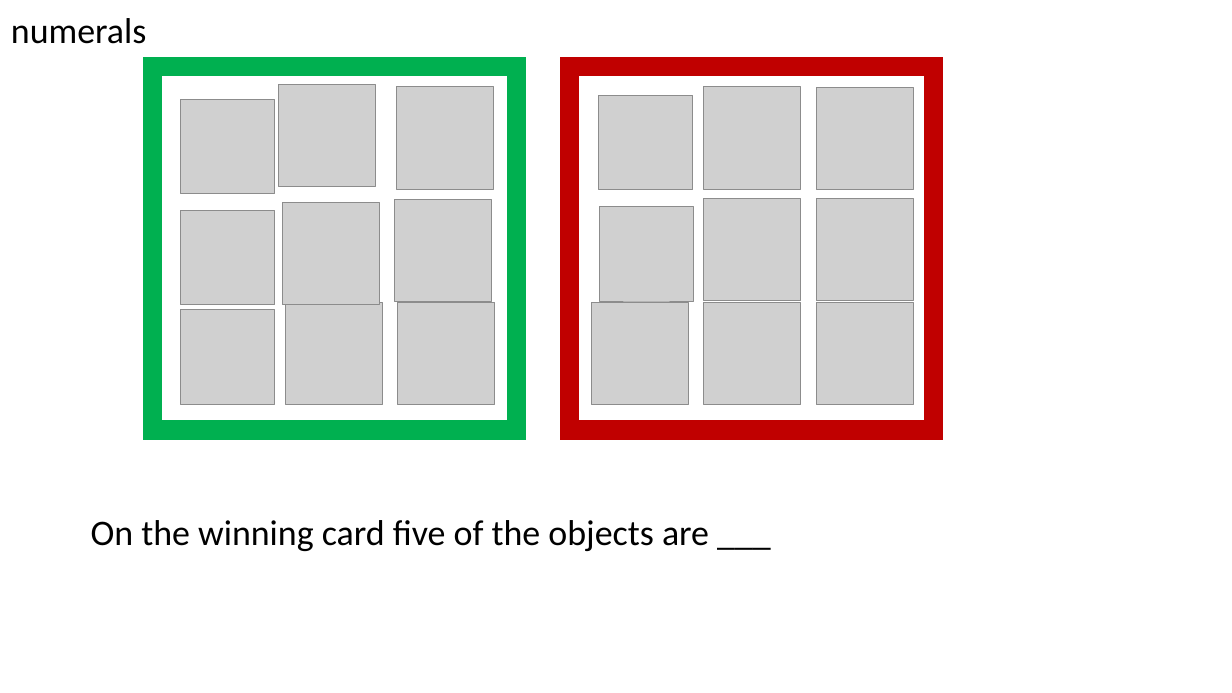
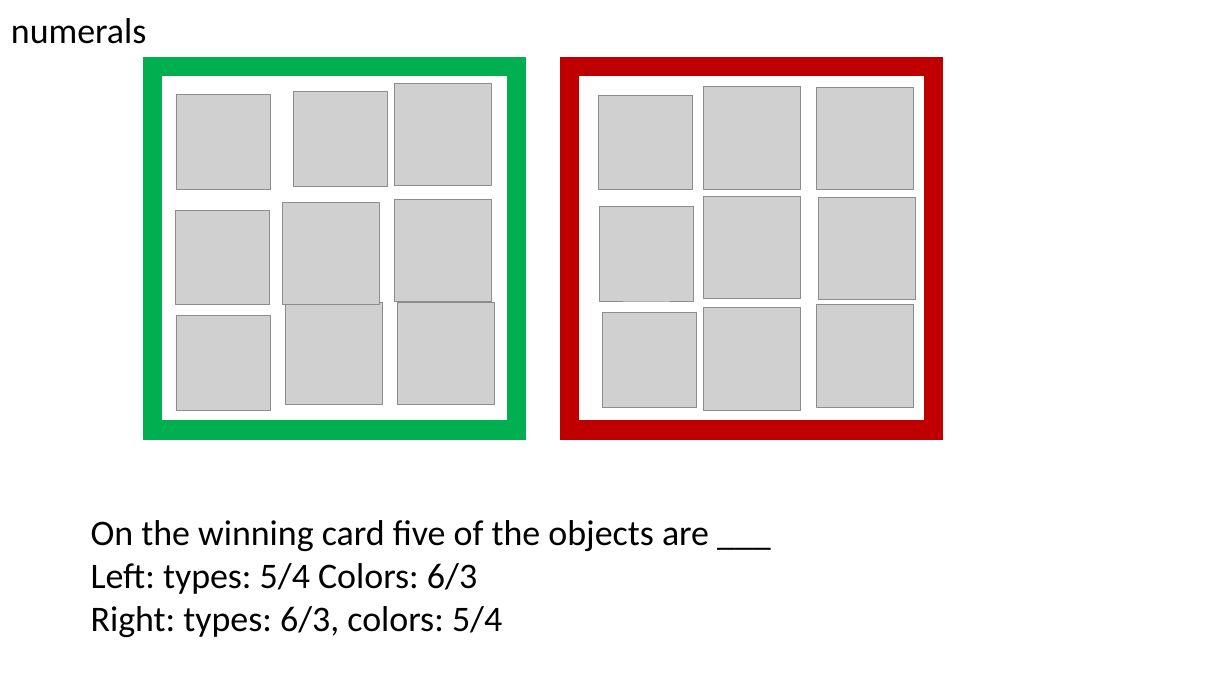
Before and after one commit to michael-franke/misleading_with_underinfo, a slide deck: slide 1 of experiments/02_forced_choice/images/items.pptx. Drawn at 1232x693 pixels with LibreOffice and Linux fonts; fonts in the diff are those of the drawing; grey boxes stand for pictures. Boxes give left, top, right and bottom in pixels: in the first picture for what was removed or moved away, otherwise in the second. Text is boxed around its words. In the diff, an @@ line names an element or a change of style, - is before the commit and + after.

```diff
--- a/experiments/02_forced_choice/images/items.pptx
+++ b/experiments/02_forced_choice/images/items.pptx
@@ picture: place and size @@
-picture at <box>278,84,375,187</box>
+picture at <box>395,83,492,186</box>
@@ picture removed at <box>396,87,494,189</box> @@
@@ picture: place and size @@
-picture at <box>181,310,275,404</box>
+picture at <box>177,94,271,189</box>
@@ picture added at <box>293,91,387,186</box> @@
@@ picture: place and size @@
-picture at <box>181,211,275,305</box>
+picture at <box>176,211,270,305</box>
@@ picture: place and size @@
-picture at <box>181,100,275,194</box>
+picture at <box>177,316,271,410</box>
@@ picture: place and size @@
-picture at <box>592,302,689,405</box>
+picture at <box>603,312,697,407</box>
@@ picture: place and size @@
-picture at <box>704,302,801,405</box>
+picture at <box>703,308,800,410</box>
@@ text at <box>91,563,502,637</box>: paragraphs added @@
+Left: types: 5/4 Colors: 6/3
+Right: types: 6/3, colors: 5/4
```
Also in this commit, not shown: 5 other slides changed, 7 other files.
